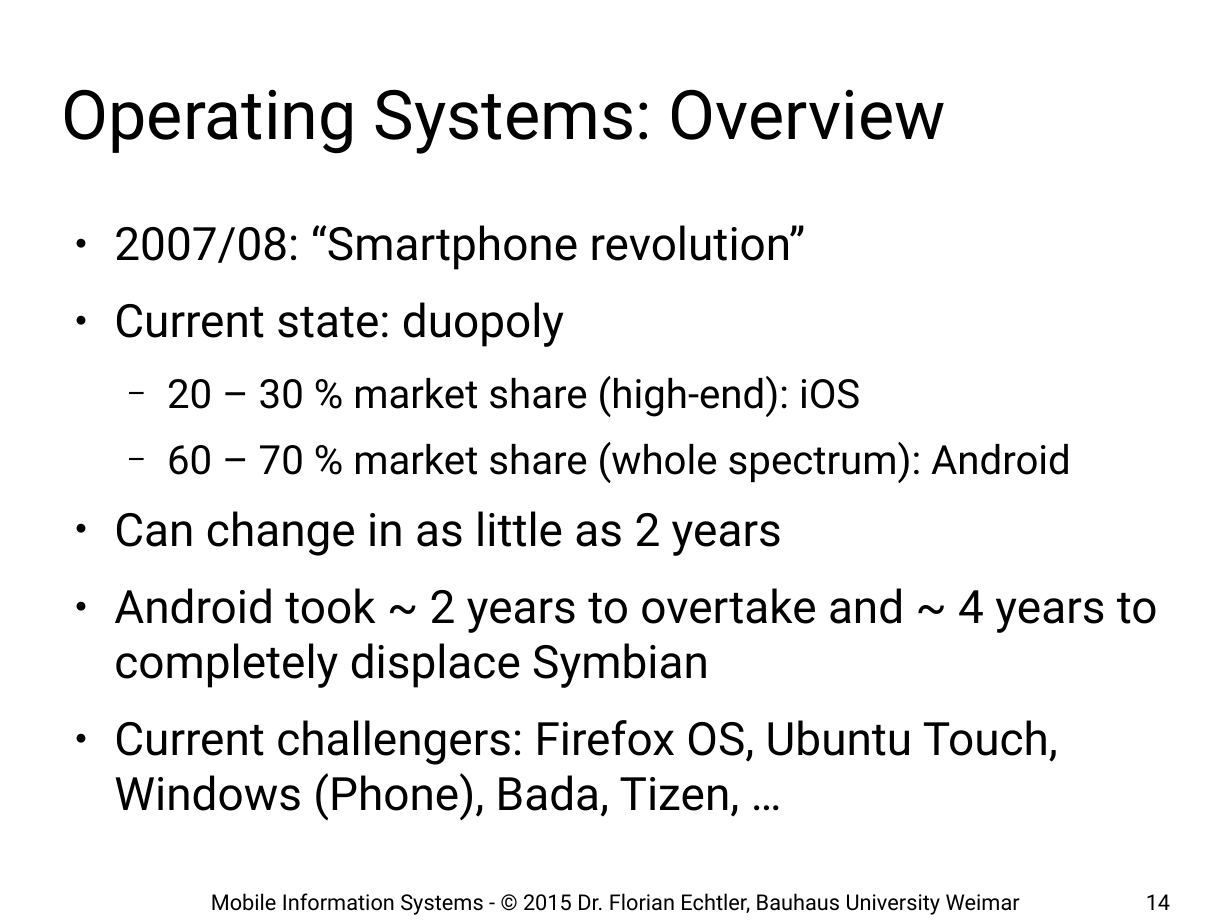
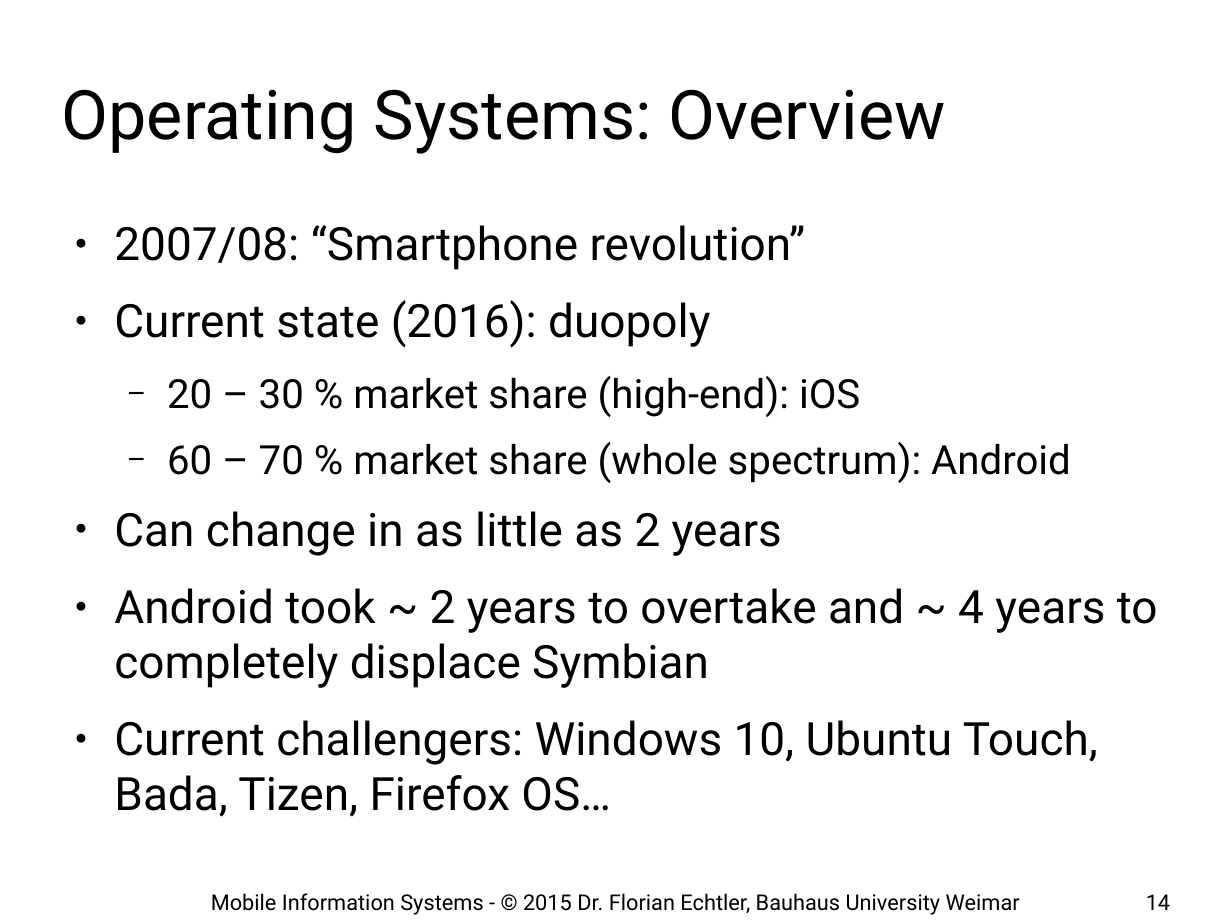
Before and after one commit to floe/mobile-information-systems, a slide deck: slide 14 of 01-introduction-basics.odp. Drawn at 1232x924 pixels with LibreOffice and Linux fonts; fonts in the diff are those of the drawing; background and template pictures are left out. Boxes give left, top, right and bottom in pixels: in the first picture for what was removed or moved away, otherwise in the second. Text is boxed around its words. In the diff, an @@ line names an element or a change of style, - is before the commit and + after.

```diff
--- a/01-introduction-basics.odp
+++ b/01-introduction-basics.odp
@@ text at [114,300,710,348]: text changed @@
-● Current state: duopoly
+● Current state (2016): duopoly
@@ text at [114,720,1098,817]: text changed @@
-● Current challengers: Firefox OS, Ubuntu Touch, Windows (Phone), Bada, Tizen, …
+● Current challengers: Windows 10, Ubuntu Touch, Bada, Tizen, Firefox OS…
```
Also in this commit, not shown: 7 other slides changed.
